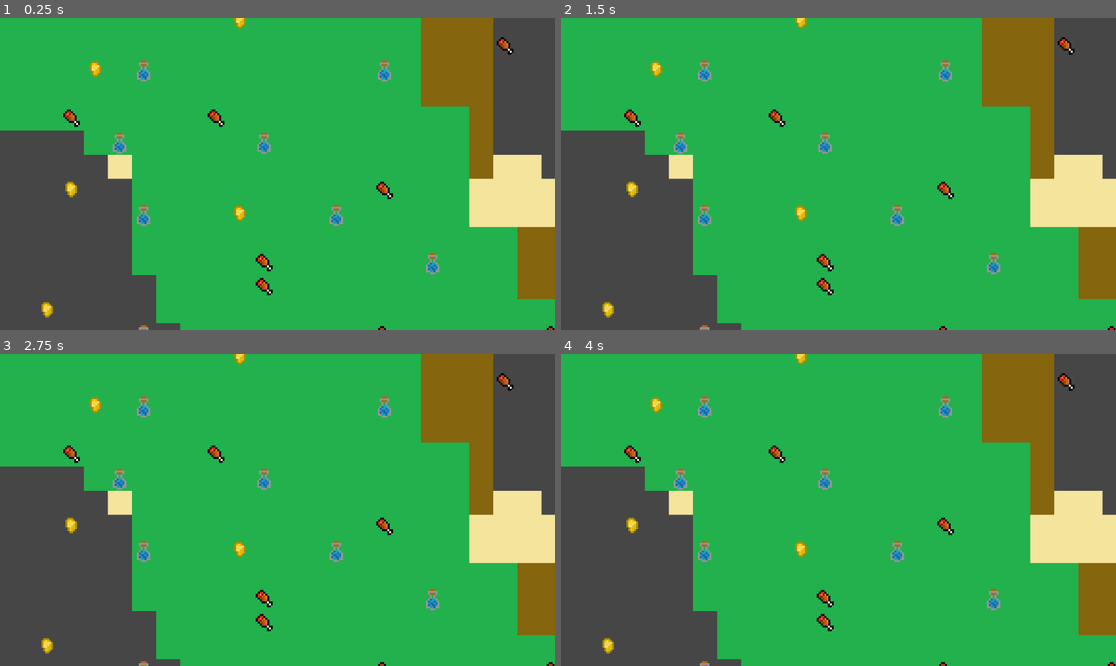
Above: before the commit, frames 1-4 (two rows, left to right).
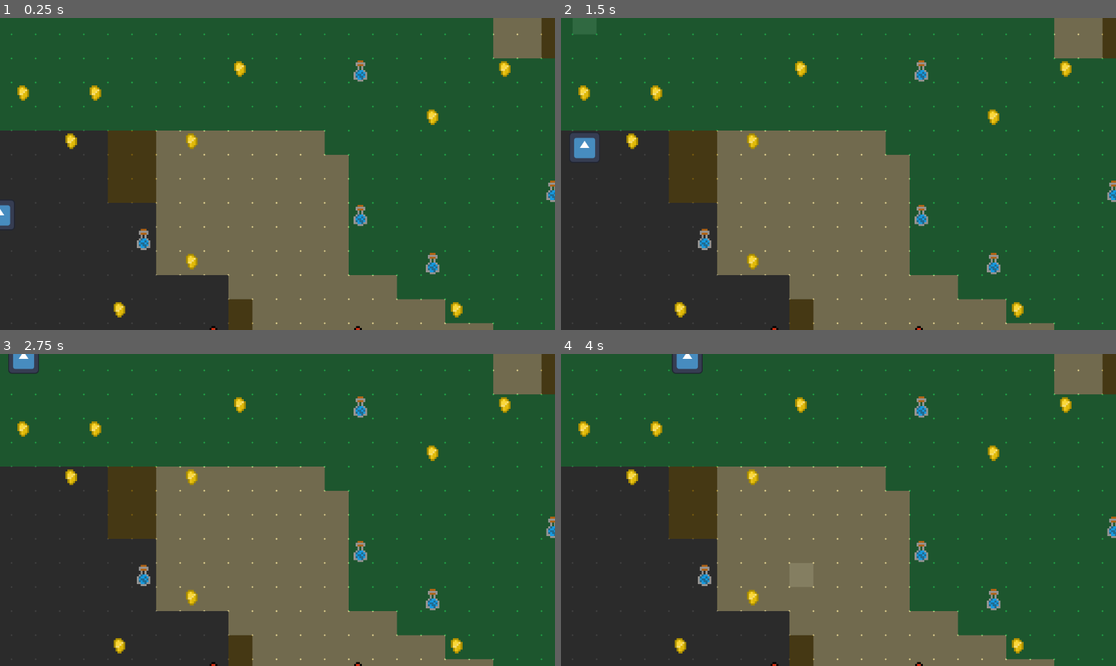
Above: after the commit, the same moments.

Repository: MLJoson/CS_3560_Final_WSS
Game: Godot game, scene res://Scenes/theMap.tscn
Two runs of this game, one before a commit and one after it. Both use one fixed random seed, a clock stepped at 60 frames per second and the inputs below. The project has no main scene, so this scene is started directly. The engine's default icon, where the game draws it, is replaced by a stand-in: a white triangle on a blue panel in a dark square.
Inputs (mouse positions are in pixels of both pictures, inside the frame that each line leads up to):
- Up to frame 1 (0.25 s): no input
- Up to frame 2 (1.5 s): click (583, 21) at 0.52 s; click (583, 21) at 1.27 s
- Up to frame 3 (2.75 s): click (22, 357) at 2.02 s
- Up to frame 4 (4 s): move the mouse to (960, 494) at 2.77 s; click (960, 494) at 2.92 s; drag from (727, 525) to (810, 572) at 3.52 s

The runs differ from the first frame. In frame 1, 100% of the frame differs, in the area x 0-100%, y 0-100%; in frame 2, 100%; in frame 3, 100%; in frame 4, 100%.

Commit message:
Added player movement based on clickable tiles
- general tile script created

Diff:
--- a/wss/Assets/DESERT.tscn
+++ b/wss/Assets/DESERT.tscn
@@ -1,6 +1,16 @@
 [gd_scene format=3 uid="uid://cjtjro1vypd8d"]
 
 [ext_resource type="Texture2D" uid="uid://ctwuj13m3v0vv" path="res://Assets/Textures/pixil-frame-0 (1).png" id="1_cfukr"]
+[ext_resource type="Script" uid="uid://cr4ceh45tjs3h" path="res://Scripts/tileObject.gd" id="2_xgsw0"]
 
 [node name="Desert" type="Sprite2D" unique_id=1223849742]
 texture = ExtResource("1_cfukr")
+script = ExtResource("2_xgsw0")
+
+[node name="Button" type="Button" parent="." unique_id=958958709]
+offset_left = -25.0
+offset_top = -25.0
+offset_right = 25.0
+offset_bottom = 25.0
+
+[connection signal="pressed" from="Button" to="." method="_on_button_pressed"]
--- a/wss/Assets/GRASS.tscn
+++ b/wss/Assets/GRASS.tscn
@@ -1,6 +1,16 @@
 [gd_scene format=3 uid="uid://djefbyuc51qaj"]
 
 [ext_resource type="Texture2D" uid="uid://dseuv1dctjn1n" path="res://Assets/Textures/pixil-frame-0.png" id="1_rl0os"]
+[ext_resource type="Script" uid="uid://cr4ceh45tjs3h" path="res://Scripts/tileObject.gd" id="2_nad2h"]
 
 [node name="Grass" type="Sprite2D" unique_id=1223849742]
 texture = ExtResource("1_rl0os")
+script = ExtResource("2_nad2h")
+
+[node name="Button" type="Button" parent="." unique_id=2078176408]
+offset_left = -25.0
+offset_top = -25.0
+offset_right = 25.0
+offset_bottom = 25.0
+
+[connection signal="pressed" from="Button" to="." method="_on_button_pressed"]
--- a/wss/Assets/MOUNTAIN.tscn
+++ b/wss/Assets/MOUNTAIN.tscn
@@ -1,6 +1,16 @@
 [gd_scene format=3 uid="uid://du3vdghbgc3lg"]
 
 [ext_resource type="Texture2D" uid="uid://bfcu5boyrw3uk" path="res://Assets/Textures/pixil-frame-0 (3).png" id="1_w4kks"]
+[ext_resource type="Script" uid="uid://cr4ceh45tjs3h" path="res://Scripts/tileObject.gd" id="2_a8j15"]
 
 [node name="Mountain" type="Sprite2D" unique_id=1223849742]
 texture = ExtResource("1_w4kks")
+script = ExtResource("2_a8j15")
+
+[node name="Button" type="Button" parent="." unique_id=499976462]
+offset_left = -25.0
+offset_top = -25.0
+offset_right = 25.0
+offset_bottom = 25.0
+
+[connection signal="pressed" from="Button" to="." method="_on_button_pressed"]
--- a/wss/Assets/SWAMP.tscn
+++ b/wss/Assets/SWAMP.tscn
@@ -1,6 +1,16 @@
 [gd_scene format=3 uid="uid://bijjsrbtpo4aw"]
 
 [ext_resource type="Texture2D" uid="uid://dp3ceg2mi5ixt" path="res://Assets/Textures/pixil-frame-0 (2).png" id="1_ev34m"]
+[ext_resource type="Script" uid="uid://cr4ceh45tjs3h" path="res://Scripts/tileObject.gd" id="2_wqtlw"]
 
 [node name="Swamp" type="Sprite2D" unique_id=1223849742]
 texture = ExtResource("1_ev34m")
+script = ExtResource("2_wqtlw")
+
+[node name="Button" type="Button" parent="." unique_id=728248409]
+offset_left = -25.0
+offset_top = -25.0
+offset_right = 25.0
+offset_bottom = 25.0
+
+[connection signal="pressed" from="Button" to="." method="_on_button_pressed"]
--- a/wss/Assets/thePlayer.tscn
+++ b/wss/Assets/thePlayer.tscn
@@ -1,11 +1,13 @@
 [gd_scene format=3 uid="uid://csdy0bqtvnsv7"]
 
+[ext_resource type="Script" uid="uid://dbuyfmbxupixr" path="res://Scripts/theBrain.gd" id="1_eibng"]
 [ext_resource type="Texture2D" uid="uid://mxip60t6xl2f" path="res://icon.svg" id="1_pyyld"]
 
 [sub_resource type="RectangleShape2D" id="RectangleShape2D_vrt7q"]
 size = Vector2(50, 50)
 
 [node name="thePlayer" type="CharacterBody2D" unique_id=455729919]
+script = ExtResource("1_eibng")
 
 [node name="CollisionShape2D" type="CollisionShape2D" parent="." unique_id=1289403273]
 shape = SubResource("RectangleShape2D_vrt7q")
--- a/wss/Scenes/the_map.gd
+++ b/wss/Scenes/the_map.gd
@@ -13,6 +13,10 @@
 	GOLD
 }
 
+enum Players{
+	Default
+}
+
 var terrain_types = [
 	preload("res://Assets/GRASS.tscn"),
 	preload("res://Assets/DESERT.tscn"),
@@ -26,9 +30,16 @@
 	preload("res://Assets/GOLD.tscn")
 ]
 
+var player_types= [
+	preload("res://Assets/thePlayer.tscn")
+]
+
+#player instanace
+var player_instance
+
 #change this take in user options
-var width = 50
-var height = 50
+var width = 100
+var height = 20
 var tile_size = 50
 
 var map = []
@@ -211,8 +222,18 @@
 			var tile = terrain_types[terrain_type].instantiate()
 
 			tile.position = Vector2(x * tile_size, y * tile_size)
-
+			tile.connect("tile_clicked", Callable(self, "on_tile_clicked"))
 			add_child(tile)
 
 			#spawn items
 			try_spawn_item(x,y)
+
+	# Place player into the map
+	var placement = randi_range(0, height-1)
+	player_instance = player_types[0].instantiate()
+	player_instance.position = Vector2(0, placement * tile_size)
+	add_child(player_instance)
+
+# get position when user clicks button
+func on_tile_clicked(target_tile: Vector2i):
+	player_instance.set_target(target_tile)
--- /dev/null
+++ b/wss/Scripts/theBrain.gd
@@ -0,0 +1,46 @@
+extends CharacterBody2D
+var path = []
+var tile_size = 50
+var speed = 200
+
+@onready var brain = $theBrain
+
+func set_target(target_tile: Vector2i):
+	path = generate_simple_path(target_tile)
+
+func generate_simple_path(target: Vector2i):
+	var result = []
+	var current = Vector2i(position.x / tile_size, position.y / tile_size)
+
+	# Move in X direction
+	while current.x != target.x:
+		if target.x > current.x:
+			current.x += 1
+		else:
+			current.x -= 1
+		result.append(current)
+
+	# Move in Y direction
+	while current.y != target.y:
+		if target.y > current.y:
+			current.y += 1
+		else:
+			current.y -= 1
+		result.append(current)
+
+	return result
+
+func _process(delta):
+	if path.size() == 0:
+		return
+
+	var target_tile = path[0]
+	var target_pos = Vector2(target_tile.x * tile_size, target_tile.y * tile_size)
+
+	var direction = (target_pos - position).normalized()
+	position += direction * speed * delta
+
+	# Snap when close enough
+	if position.distance_to(target_pos) < 5:
+		position = target_pos
+		path.pop_front() # move to next tile
--- /dev/null
+++ b/wss/Scripts/tileObject.gd
@@ -0,0 +1,7 @@
+extends Sprite2D
+
+signal tile_clicked(tile_pos)
+
+func _on_button_pressed():
+	var grid_pos = Vector2i(position.x / 50, position.y / 50)
+	emit_signal("tile_clicked", grid_pos)
Not shown, added: wss/Scripts/theBrain.gd.uid
Not shown, added: wss/Scripts/tileObject.gd.uid
